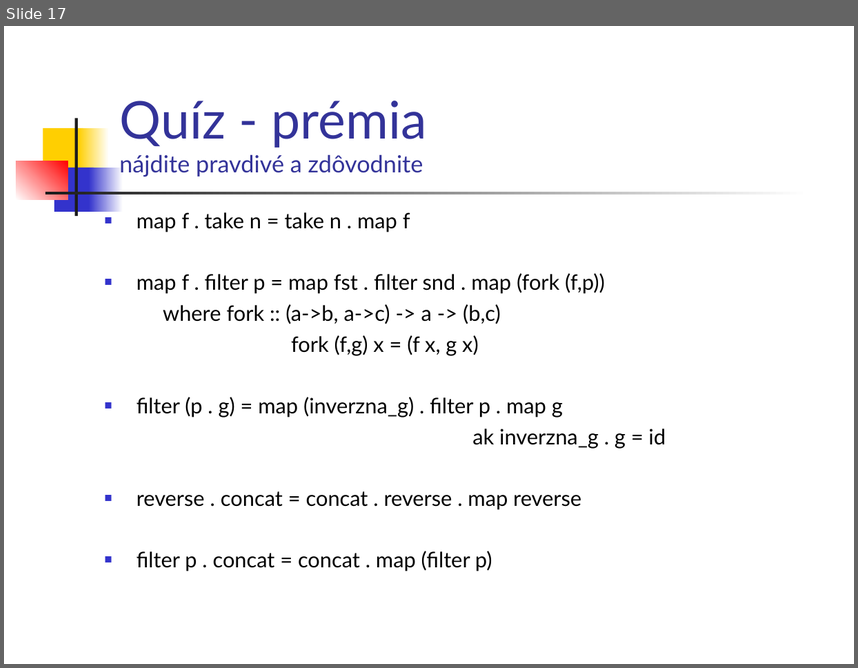
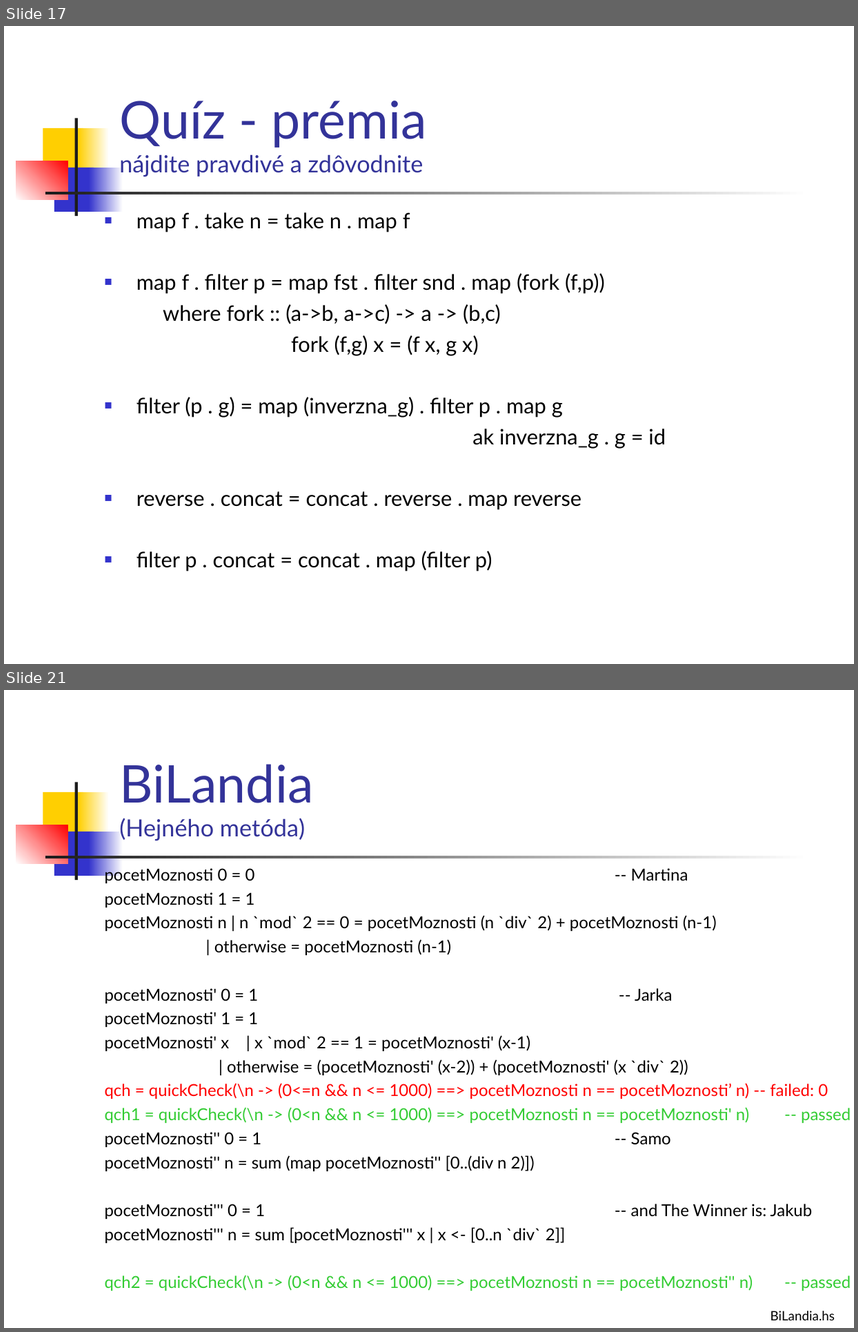
Before and after one commit to Funkcionalne/Prednasky, a slide deck: 02/02_fpro.ppt. Shown one above the other, each under a label of ours: slide 17 before the commit, slides 17 and 21 after it; the slides between them are not shown. The pictures are 858x668 and 858x1332 pixels, drawn with LibreOffice and Linux fonts; fonts in the diff are those of the drawing. Boxes give left, top, right and bottom in pixels: in the first picture for what was removed or moved away, otherwise in the second. Text is boxed around its words. In the diff, an @@ line names an element or a change of style, - is before the commit and + after.

```diff
--- a/02/02_fpro.ppt
+++ b/02/02_fpro.ppt
@@ slide 21 added at <box>4,690,854,1328</box>, background #FFFFFF; not listed: 7 template elements that a slide beside it also shows @@
@@ title added at <box>119,764,313,841</box>, 20 pt, text #333399 @@
+BiLandia
+(Hejného metóda)
@@ text added at <box>105,866,851,1290</box>, 14 pt, text #000000 @@
+pocetMoznosti 0 = 0 -- Martina
+pocetMoznosti 1 = 1
+pocetMoznosti n | n `mod` 2 == 0 = pocetMoznosti (n `div` 2) + pocetMoznosti (n-1)
+| otherwise = pocetMoznosti (n-1)
+pocetMoznosti' 0 = 1 -- Jarka
+pocetMoznosti' 1 = 1
+pocetMoznosti' x | x `mod` 2 == 1 = pocetMoznosti' (x-1)
+| otherwise = (pocetMoznosti' (x-2)) + (pocetMoznosti' (x `div` 2))
+qch = quickCheck(\n -> (0<=n && n <= 1000) ==> pocetMoznosti n == pocetMoznosti’ n) -- failed: 0
+qch1 = quickCheck(\n -> (0<n && n <= 1000) ==> pocetMoznosti n == pocetMoznosti' n) -- passed
+pocetMoznosti'' 0 = 1 -- Samo
+pocetMoznosti'' n = sum (map pocetMoznosti'' [0..(div n 2)])
+pocetMoznosti''' 0 = 1 -- and The Winner is: Jakub
+pocetMoznosti''' n = sum [pocetMoznosti''' x | x <- [0..n `div` 2]]
+qch2 = quickCheck(\n -> (0<n && n <= 1000) ==> pocetMoznosti n == pocetMoznosti'' n) -- passed
@@ text added at <box>771,1310,835,1320</box>, 11 pt, text #000000 @@
+BiLandia.hs
```
Also in this commit, not shown: 8 slides changed, 4 other slides added, 8 other files.
